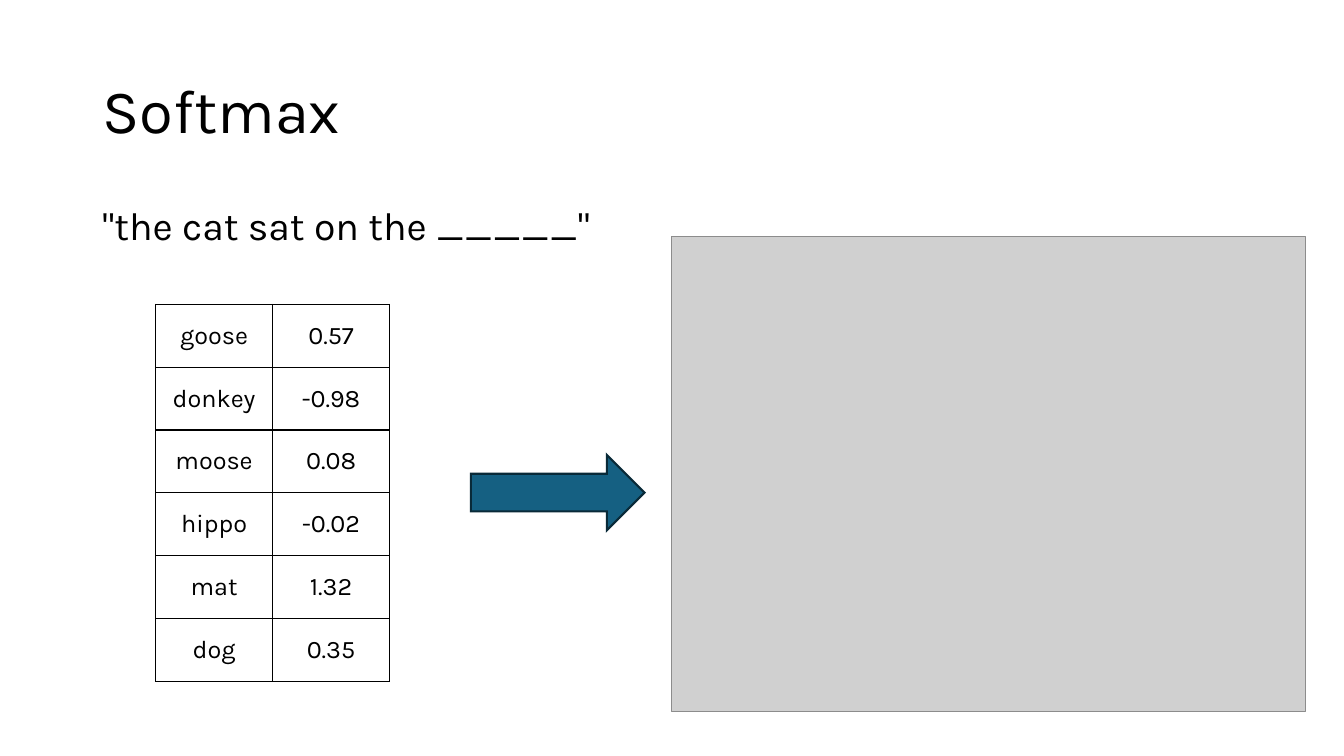
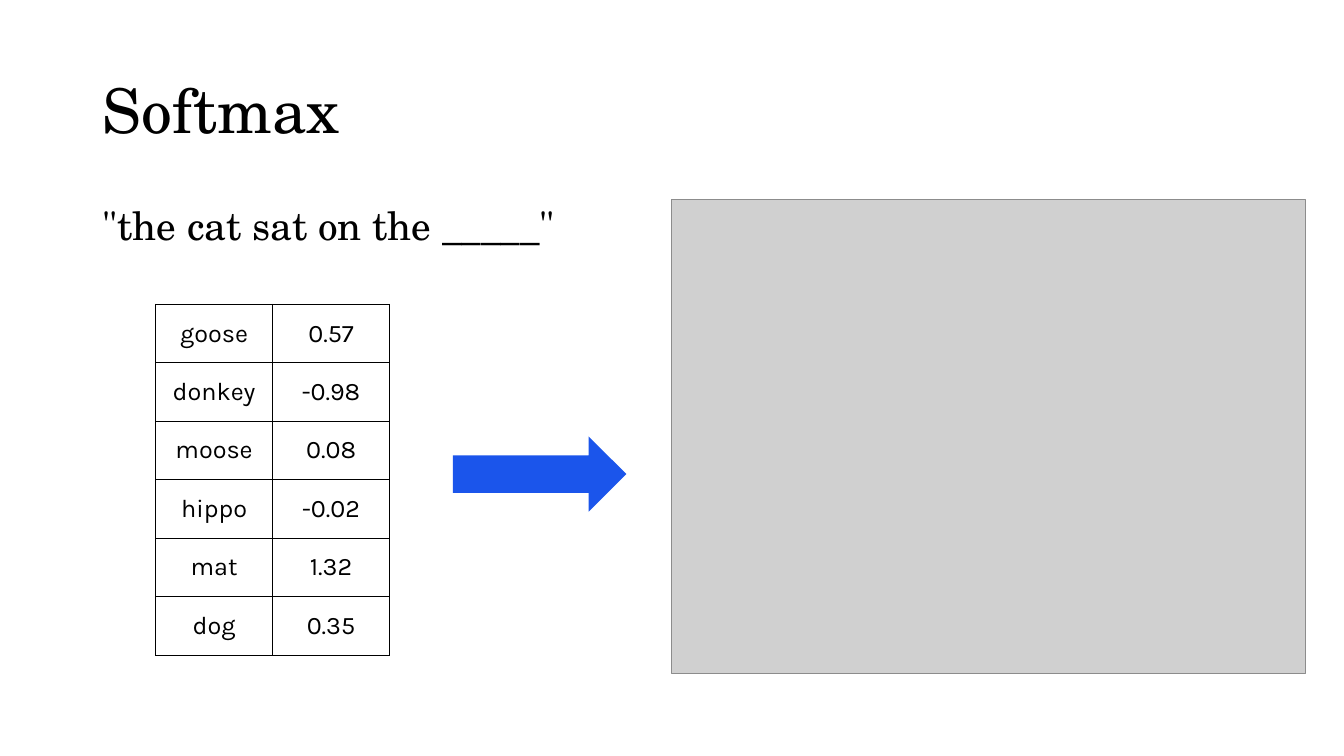
Before and after one commit to acceleratescience/large-language-models, a slide deck: slide 14 of slides/flsg/6-sampling-flsg.pptx. Drawn at 1344x756 pixels with LibreOffice and Linux fonts; fonts in the diff are those of the drawing; grey boxes stand for pictures; background and template pictures are left out. Boxes give left, top, right and bottom in pixels: in the first picture for what was removed or moved away, otherwise in the second. Text is boxed around its words. In the diff, an @@ line names an element or a change of style, - is before the commit and + after.

Commit message:
chore(slides): update formatting for 5 onwards slides

```diff
--- a/slides/flsg/6-sampling-flsg.pptx
+++ b/slides/flsg/6-sampling-flsg.pptx
@@ title "Softmax" at (x1=102, y1=87, x2=339, y2=134): font Karla to TeX Gyre Schola @@
@@ text ""the cat sat on the ..." at (x1=102, y1=211, x2=432, y2=241): font Karla to TeX Gyre Schola @@
@@ picture moved from (x1=673, y1=237, x2=1306, y2=712) to (x1=673, y1=199, x2=1306, y2=674) @@
@@ table resized from (x1=155, y1=304, x2=389, y2=682) to (x1=155, y1=304, x2=389, y2=655) @@
@@ right arrow moved from (x1=471, y1=455, x2=644, y2=530) to (x1=453, y1=437, x2=626, y2=512) @@
@@ right arrow at (x1=453, y1=437, x2=626, y2=512): fill #156082 to #1B55EB; outline #092A39 1.5 pt to none @@
```
Also in this commit, not shown: 25 other slides changed, 1 other file.
